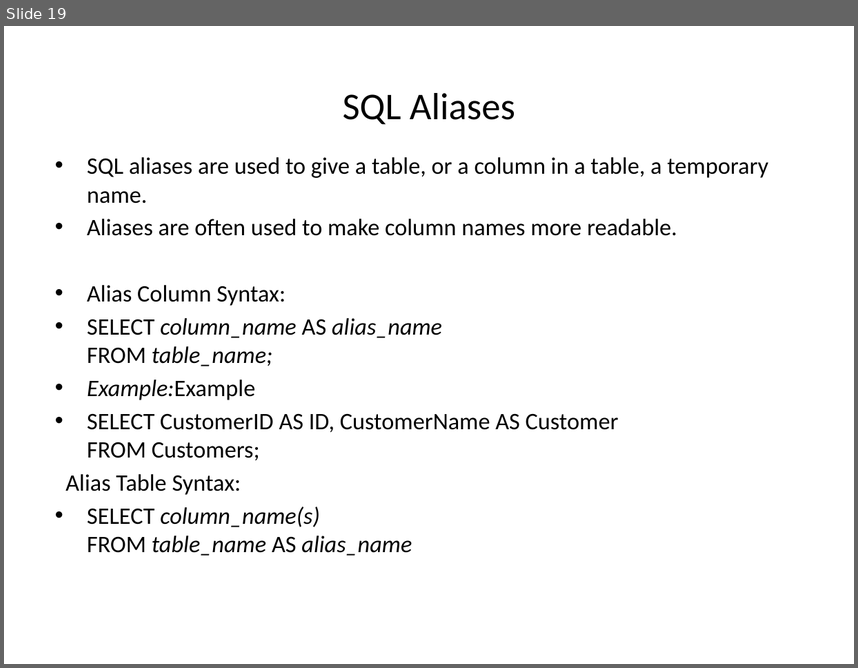
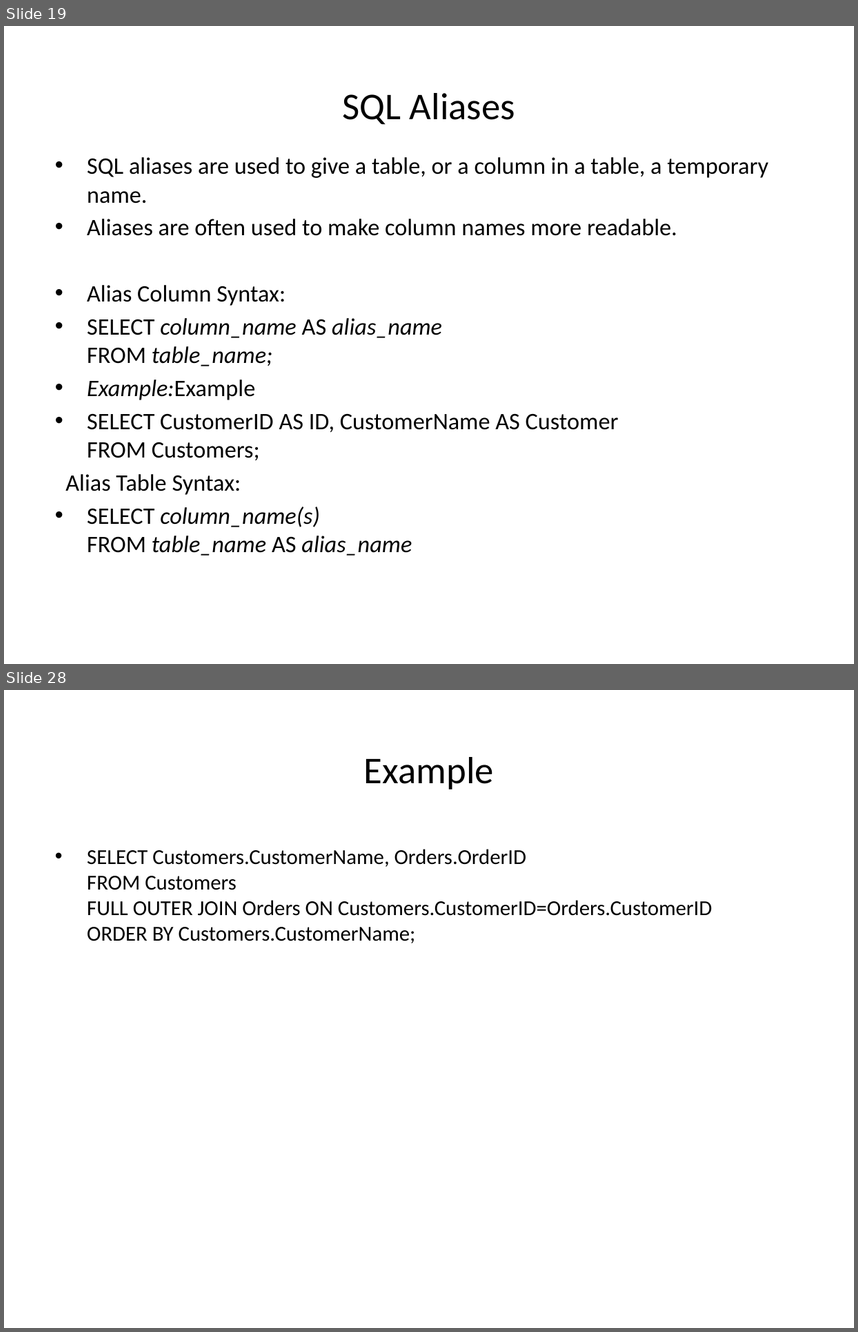
Before and after one commit to goudp4959/Oracle, a slide deck: SQL-latest.pptx. Shown one above the other, each under a label of ours: slide 19 before the commit, slides 19 and 28 after it; the slides between them are not shown. The pictures are 858x668 and 858x1332 pixels, drawn with LibreOffice and Linux fonts; fonts in the diff are those of the drawing. Boxes give left, top, right and bottom in pixels: in the first picture for what was removed or moved away, otherwise in the second. Text is boxed around its words. In the diff, an @@ line names an element or a change of style, - is before the commit and + after.

```diff
--- a/SQL-latest.pptx
+++ b/SQL-latest.pptx
@@ slide 28 added at (x1=4, y1=690, x2=854, y2=1328), background #FFFFFF @@
@@ title added at (x1=364, y1=757, x2=494, y2=789), 32 pt, text #000000 @@
+Example
@@ text added at (x1=87, y1=849, x2=712, y2=943), 18 pt, text #000000 @@
+• SELECT Customers.CustomerName, Orders.OrderID
+  FROM Customers
+  FULL OUTER JOIN Orders ON Customers.CustomerID=Orders.CustomerID
+  ORDER BY Customers.CustomerName;
```
Also in this commit, not shown: 8 other slides added, 1 slide removed.
